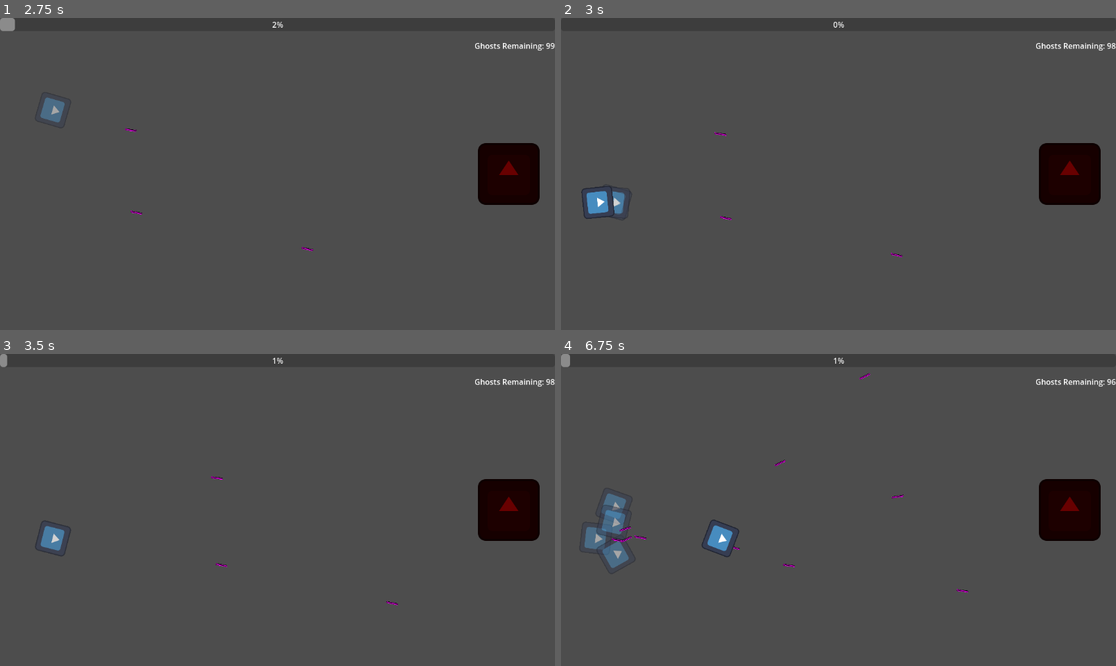
Above: before the commit, frames 1-4 (two rows, left to right).
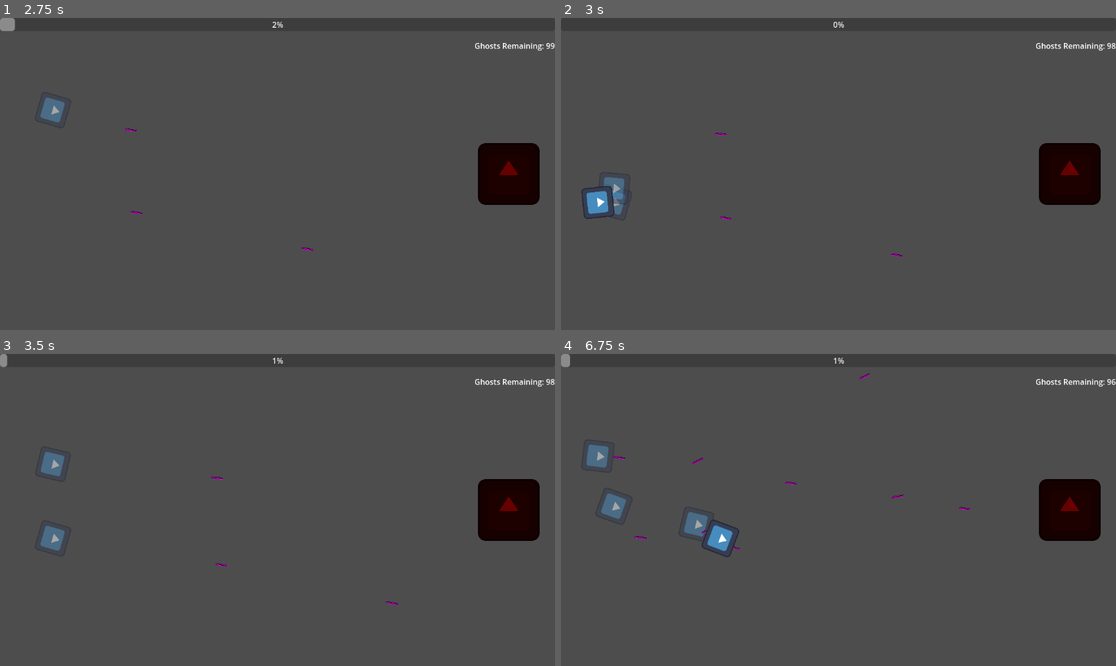
Above: after the commit, the same moments.

Repository: NovaTome/ntgamejam2025
Game: Godot game, scene res://Scenes/boss_room.tscn
Two runs of this game, one before a commit and one after it. Both use one fixed random seed, a clock stepped at 60 frames per second and the inputs below. This scene is started directly instead of the project's main scene. The engine's default icon, where the game draws it, is replaced by a stand-in: a white triangle on a blue panel in a dark square.
Inputs (mouse positions are in pixels of both pictures, inside the frame that each line leads up to):
- Up to frame 1 (2.75 s): tap Enter at 0.5 s; move the mouse to (249, 236) at 0.52 s; hold W (up) 0.53-2.03 s; tap Space (fire) at 0.6, 2.1 s; move the mouse to (444, 220) at 1.27 s; tap X (spawn) at 1.35 s; move the mouse to (111, 127) at 2.02 s; hold A (left) from 2.03 s (still down)
- Up to frame 2 (3 s): keep holding A (left); move the mouse to (866, 174) at 2.77 s; tap X (spawn) at 2.85 s
- Up to frame 3 (3.5 s): keep holding A (left)
- Up to frame 4 (6.75 s): move the mouse to (755, 432) at 3.52 s; release A (left) at 3.53 s; hold S (down) 3.53-4.28 s; tap Space (fire) at 3.6, 5.1, 6.6 s; move the mouse to (960, 494) at 4.27 s; hold D (right) 4.28-5.03 s; tap X (spawn) at 4.35, 5.85 s; move the mouse to (727, 525) at 5.02 s; hold W (up) 5.03-5.78 s; move the mouse to (894, 441) at 5.77 s; hold D (right) from 5.78 s (still down); move the mouse to (810, 572) at 6.52 s

Frame 1 is identical in both runs. In frame 2, 0.2% of the frame differs, in the area x 7-12%, y 51-63%; in frame 3, 0.5%; in frame 4, 1.4%, in the area x 4-74%, y 28-77%.

Commit message:
fix held input death bug

Diff:
--- a/Scripts/Managers/self_management.gd
+++ b/Scripts/Managers/self_management.gd
@@ -86,7 +86,6 @@
 	bio.clear()
 	currentTicks = 0
 	inputTickStart = 0
-	inputs.clear()
 	rotations.clear()
 
 # Handle player death
@@ -110,6 +109,7 @@
 			c.reload()
 	spawn_ghost()
 	clearEverything()
+
 	player.global_position = playerStartingLocation
 	player.death_gap.start()
 
